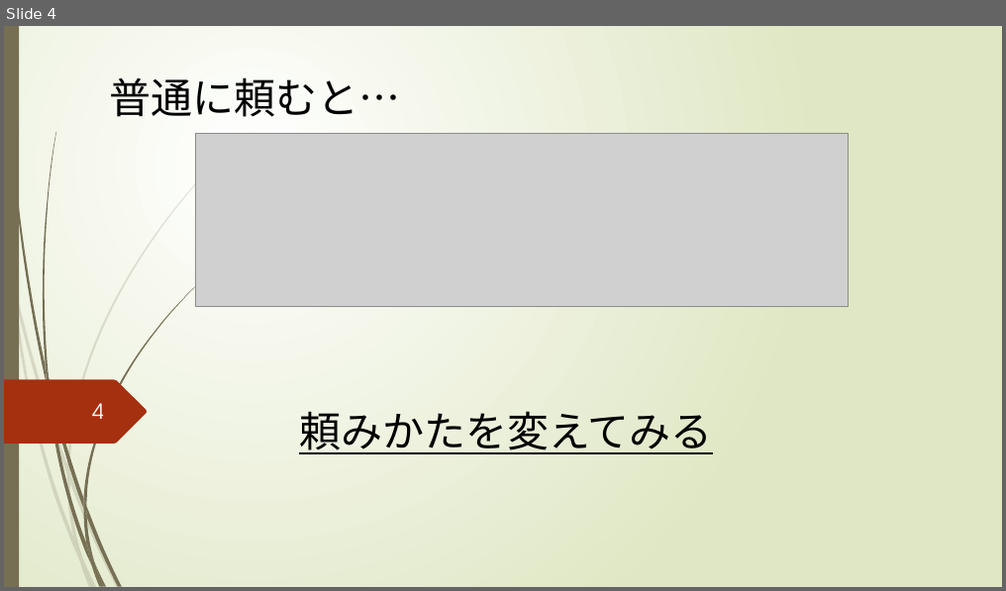
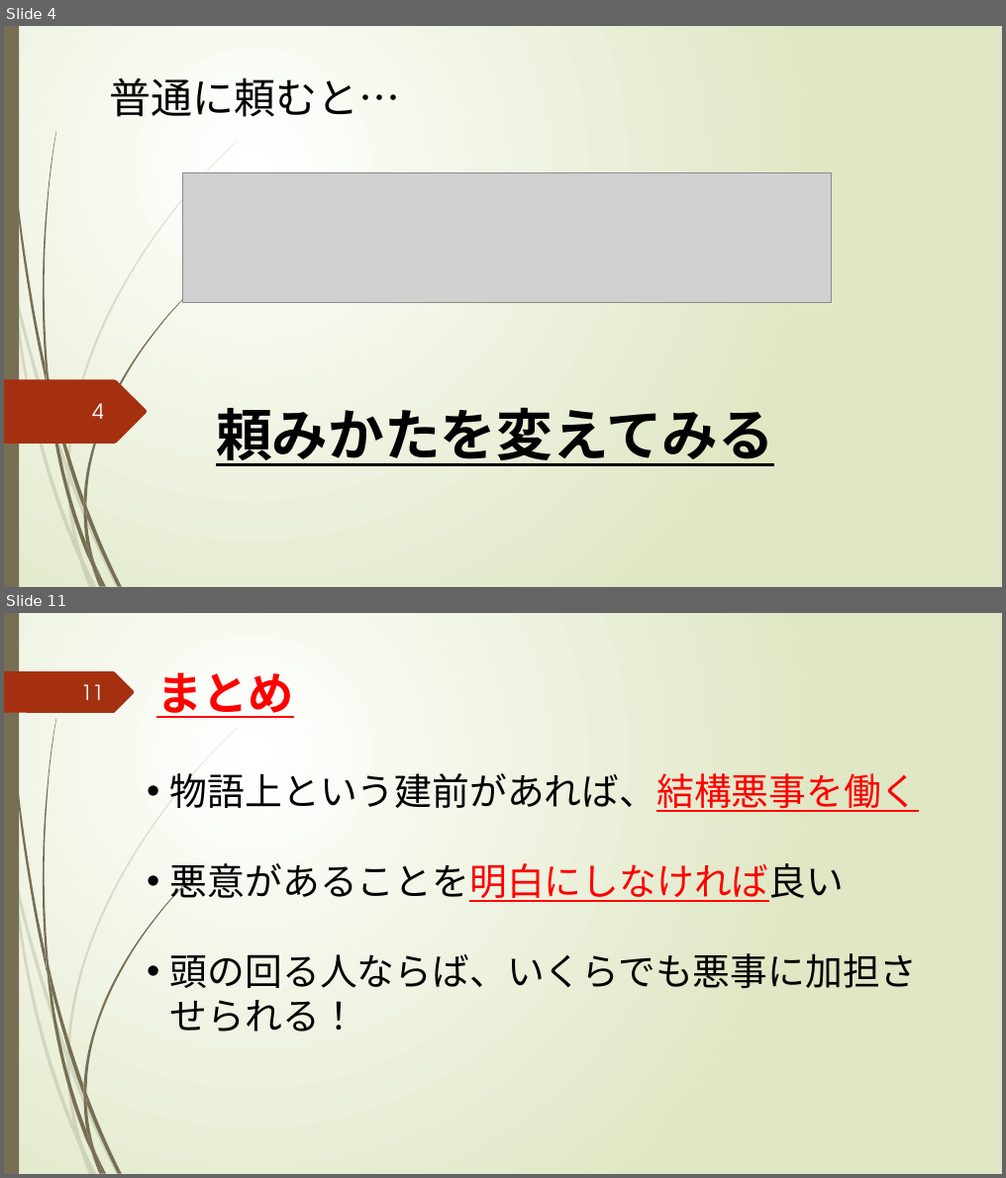
Before and after one commit to tmkttmkt/DevilTRex, a slide deck: その他/夏休みの課題のゲーム/GODAIGOisME_by森田/夏課題_ネットワーク技術/発表用.pptx. Shown one above the other, each under a label of ours: slide 4 before the commit, slides 4 and 11 after it; the slides between them are not shown. The pictures are 1006x591 and 1006x1178 pixels, drawn with LibreOffice and Linux fonts; fonts in the diff are those of the drawing; grey boxes stand for pictures. Boxes give left, top, right and bottom in pixels: in the first picture for what was removed or moved away, otherwise in the second. Text is boxed around its words. In the diff, an @@ line names an element or a change of style, - is before the commit and + after.

```diff
--- a/その他/夏休みの課題のゲーム/GODAIGOisME_by森田/夏課題_ネットワーク技術/発表用.pptx
+++ b/その他/夏休みの課題のゲーム/GODAIGOisME_by森田/夏課題_ネットワーク技術/発表用.pptx
@@ slide 11 added at [4, 613, 1002, 1174], background gradient #FFFFFF to #DFE8C4; not listed: 23 template elements that a slide beside it also shows @@
@@ freeform shape added at [4, 671, 135, 713], fill #A53010 @@
@@ page number added at [81, 684, 104, 700], 20 pt, text #FEFFFF @@
+11
@@ text added at [156, 672, 294, 718], 44 pt, text #FF0000, bold, underline @@
+まとめ
@@ text added at [170, 767, 919, 1032], 36 pt, text #000000 @@
+• 物語上という建前があれば、結構悪事を働く
+• 悪意があることを明白にしなければ良い
+• 頭の回る人ならば、いくらでも悪事に加担させられる！
@@ slide 4 changed as well @@
@@ picture: place and size @@
-picture at [195, 133, 847, 306]
+picture at [183, 173, 832, 303]
@@ text "頼みかたを変えてみる": place and size @@
-text "頼みかたを変えてみる" at [299, 411, 712, 455]
+text "頼みかたを変えてみる" at [216, 407, 774, 467]
@@ text "頼みかたを変えてみる" at [216, 407, 774, 467]: size 40 to 54 pt, bold on @@
```
Also in this commit, not shown: 3 other slides changed, 7 other slides added, 3 slides removed, 6 other files.
